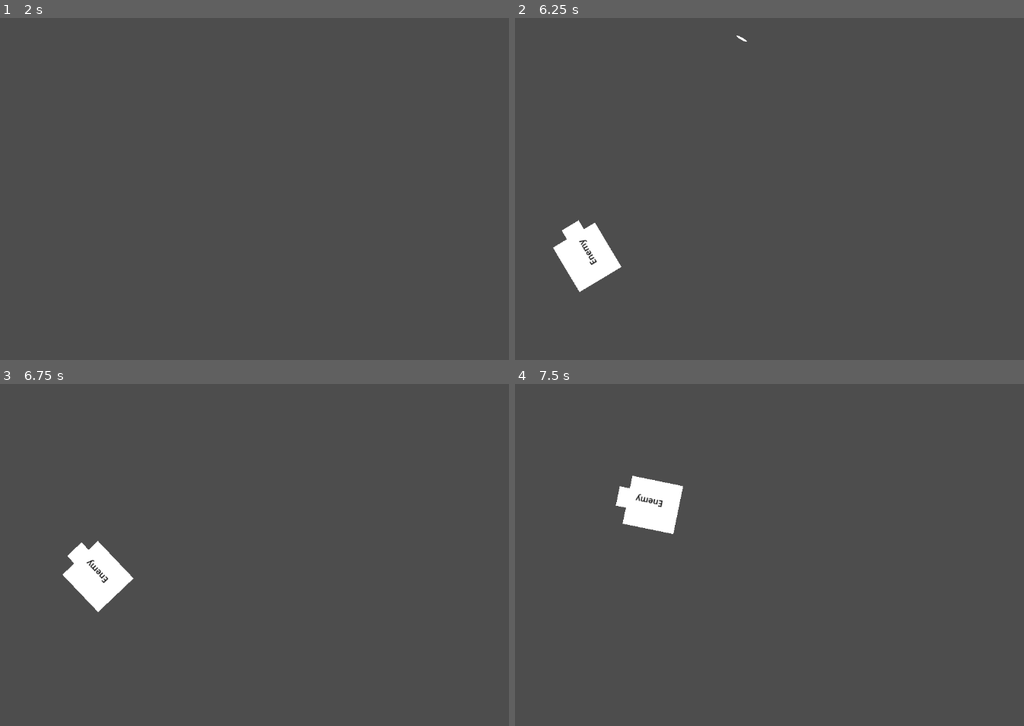
Above: before the commit, frames 1-4 (two rows, left to right).
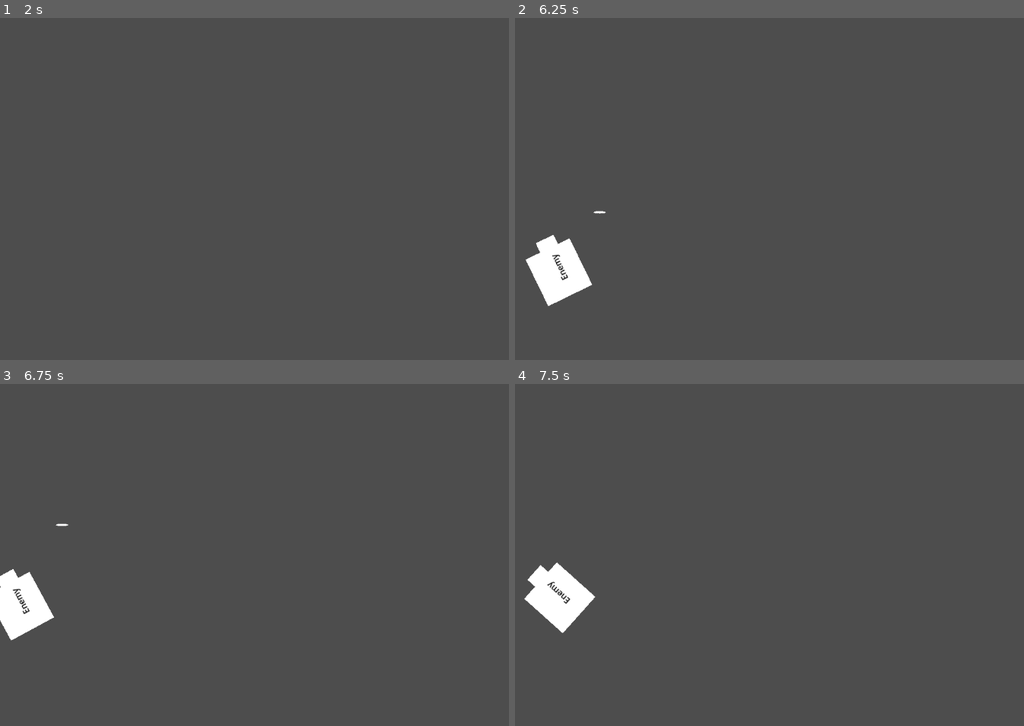
Above: after the commit, the same moments.

Repository: bookworm6/GodsOfPixels
Game: Godot game, scene res://source/main.tscn
Same seed, same stepped clock (60 frames per second), same inputs: the game is played once before the commit and once after it.
Inputs:
- Up to frame 1 (2 s): tap Enter at 0.5 s; hold A (a) 0.53-1.28 s; tap Space (SPACEBAR) at 0.6 s; tap A (a) at 1.35 s; tap D (d) at 1.55 s
- Up to frame 2 (6.25 s): tap Space (SPACEBAR) at 2, 3.8, 4.35, 5 s; hold D (d) 2.03-2.78 s; tap S (s) at 2.3, 2.85, 6.05 s; tap W (w) at 3.05 s; tap Enter at 3.5 s; hold W (w) 3.53-4.28 s; tap A (a) at 4.55 s; hold A (a) 5.03-5.78 s; tap D (d) at 5.3, 5.85 s
- Up to frame 3 (6.75 s): hold S (s) from 6.53 s (still down)
- Up to frame 4 (7.5 s): tap W (w) at 6.8, 7.35 s; release S (s) at 7.28 s

Frame 1 is identical in both runs. In frame 2, 2.2% of the frame differs, in the area x 2-46%, y 5-85%; in frame 3, 3.0%; in frame 4, 3.2%, in the area x 1-34%, y 26-73%.

Commit message:
connected bullets via signals so that the bullet was not a child of the enemy (helped a little) and added in collision detection with a bullet (though I have not handled what happens what a bullet collides with the enemy yet)

Diff:
--- a/project/source/Bullet.gd
+++ b/project/source/Bullet.gd
@@ -1,4 +1,4 @@
-extends RigidBody2D
+extends CharacterBody2D
 
 var firingVelocity
 # Called when the node enters the scene tree for the first time.
@@ -8,11 +8,23 @@
 
 # Called every frame. 'delta' is the elapsed time since the previous frame.
 func _process(delta):
-	pass
+	move_and_slide()
 
 
 
 func fireAtTarget(startPositionVector,targetPositionVector):
+	position = startPositionVector
 	var startPos = startPositionVector
-	var firingVelocity = startPos.direction_to(targetPositionVector)*1000
-	set_linear_velocity(firingVelocity)
+	print("start position: "+str(startPos)+"    target position: "+str(targetPositionVector))
+	var firingVelocity = (startPos.direction_to(targetPositionVector))*1000
+	velocity = firingVelocity
+
+func _on_visible_on_screen_enabler_2d_screen_exited():
+	queue_free()
+
+func bulletColision():
+	pass
+
+
+func _on_area_2d_body_entered(body):
+	body.bulletColision()
--- a/project/source/Bullet.tscn
+++ b/project/source/Bullet.tscn
@@ -8,9 +8,8 @@
 
 [sub_resource type="CircleShape2D" id="CircleShape2D_kseku"]
 
-[node name="Bullet" type="RigidBody2D"]
-gravity_scale = 0.0
-lock_rotation = true
+[node name="Bullet" type="CharacterBody2D"]
+motion_mode = 1
 script = ExtResource("1_b2x86")
 
 [node name="CollisionShape2D" type="CollisionShape2D" parent="."]
@@ -27,3 +26,8 @@
 [node name="CollisionShape2D" type="CollisionShape2D" parent="Area2D"]
 scale = Vector2(1.2, -0.25)
 shape = SubResource("CircleShape2D_kseku")
+
+[node name="VisibleOnScreenEnabler2D" type="VisibleOnScreenEnabler2D" parent="."]
+
+[connection signal="body_entered" from="Area2D" to="." method="_on_area_2d_body_entered"]
+[connection signal="screen_exited" from="VisibleOnScreenEnabler2D" to="." method="_on_visible_on_screen_enabler_2d_screen_exited"]
--- a/project/source/MAIN.gd
+++ b/project/source/MAIN.gd
@@ -1,5 +1,4 @@
 extends Node
-@onready var bullet = $RigidBody2D
 @onready var Character = $CharacterBody2D
 var bulletBase = preload("res://source/Bullet.tscn")
 var enemyScene = preload("res://source/enemy.tscn")
@@ -16,16 +15,15 @@
 	var newBullet = bulletBase.instantiate()
 	newBullet.set_position(Character.position)
 	add_child(newBullet)
-	newBullet.gravity_scale = 0
 	newBullet.rotation_degrees = Character.rotation_degrees+90
 	if Character.rotation_degrees == -180:
-		newBullet.set_linear_velocity(Vector2(0, 1000))
+		newBullet.velocity = (Vector2(0, 1000))
 	if Character.rotation_degrees == 0:
-		newBullet.set_linear_velocity(Vector2(0, -1000))
+		newBullet.velocity = (Vector2(0, -1000))
 	if Character.rotation_degrees == 90:
-		newBullet.set_linear_velocity(Vector2(1000, 0))
+		newBullet.velocity = (Vector2(1000, 0))
 	if Character.rotation_degrees == -90:
-		newBullet.set_linear_velocity(Vector2(-1000, 0))
+		newBullet.velocity = (Vector2(-1000, 0))
 
 
 # Called every frame. 'delta' is the elapsed time since the previous frame.
@@ -36,13 +34,27 @@
 	if Input.is_action_just_pressed("SPACEBAR"):
 		shoot()
 	for enemy in enemeySpawnList:
-		enemy.setPlayer1Position(Character.position)
+		enemy.setTargetPosition(Character.position)
 
 
 func _on_spawn_timer_timeout():
 	#spawnTimerStarted = false
 	var newEnemy = enemyScene.instantiate()
 	add_child(newEnemy)
+	newEnemy.shoot.connect(_on_enemy_bullet_fired)
+	print("shoot signal connected")
 	enemeySpawnList.append(newEnemy)
 	print(newEnemy.position)
 	print("enemy spawned")
+
+
+func _on_enemy_bullet_fired(position,targetPosition):
+	print("targetPosition"+str(targetPosition))
+	var bulletInstance = bulletBase.instantiate()
+	add_child(bulletInstance)
+	#bulletInstance.rotation_degrees = rotation_degrees+90
+	bulletInstance.fireAtTarget(position,targetPosition)
+
+
+func _on_character_body_2d_player_1_dead():
+	get_tree().change_scene_to_file("res://source/dead.tscn")
--- a/project/source/Player_1.gd
+++ b/project/source/Player_1.gd
@@ -2,10 +2,7 @@
 
 
 const SPEED = 300.0
-const JUMP_VELOCITY = -400.0
-
-# Get the gravity from the project settings to be synced with RigidBody nodes.
-var gravity = ProjectSettings.get_setting("physics/2d/default_gravity")
+signal player1Dead
 
 
 func _process(delta):
@@ -29,8 +26,12 @@
 	else:
 		velocity.x = 0
 		velocity.y = 0
+	move_and_slide()
 	#print(rotation_degrees)
 
+func bulletColision():
+	player1Dead.emit()
+	print("player dead")
 
 
 
--- /dev/null
+++ b/project/source/dead.tscn
@@ -0,0 +1,10 @@
+[gd_scene format=3 uid="uid://bgxis3jljtt8f"]
+
+[node name="Dead" type="Node2D"]
+
+[node name="Label" type="Label" parent="."]
+offset_left = 387.0
+offset_top = 251.0
+offset_right = 873.0
+offset_bottom = 400.0
+text = "DEAD"
--- a/project/source/enemy.gd
+++ b/project/source/enemy.gd
@@ -2,18 +2,19 @@
 
 var goalPosition
 var shootTimerStarted
-var player1Position
+var targetPosition
 var random
 var bulletScene
 var viewportWidth
 var viewportHeight
 var speed
 var hasEnteredPlayingArea
+signal shoot(startPosition,targetPosition)
 
 
 func _ready():
 	random = RandomNumberGenerator.new()
-	player1Position = Vector2.ZERO
+	targetPosition = Vector2.ZERO
 	hasEnteredPlayingArea = false
 	speed = 200
 	shootTimerStarted = false
@@ -24,79 +25,79 @@
 	if startSide == 1: #comes in from the left
 		position.x = -10
 		position.y = random.randf_range(-10,viewportHeight+10)
-		print("start left")
+		#print("start left")
 		goalPosition = Vector2(viewportWidth,random.randf_range(0,viewportHeight))
 	elif startSide == 3: #comes in from the right
 		position.x = viewportWidth+10
 		position.y = random.randf_range(-10,viewportHeight+10)
 		goalPosition = Vector2(0,random.randf_range(0,viewportHeight))
-		print("start right")
+		#print("start right")
 	elif startSide == 2: # comes in from top
 		position.y = -10
 		position.x = random.randf_range(-10,viewportWidth+10)
 		goalPosition = Vector2(random.randf_range(0,viewportWidth),viewportHeight)
-		print("start top")
+		#print("start top")
 	elif startSide == 4: #comes in from bottom
 		position.y = viewportHeight+10
 		position.x = random.randf_range(-10,viewportWidth+10)
 		goalPosition  = Vector2(random.randf_range(0,viewportWidth),0)
-		print("start bottom")
+		#print("start bottom")
 	velocity = position.direction_to(goalPosition)*speed
 
 
 func _physics_process(delta):
-	if player1Position!=Vector2.ZERO:
-		look_at(player1Position)
+	if targetPosition!=Vector2.ZERO:
+		look_at(targetPosition)
 		if shootTimerStarted == false:
 			$Timer.start(random.randf_range(.1,3))
 			shootTimerStarted = true
 	if hasEnteredPlayingArea==false:
 		if 0<position.x and viewportWidth>position.x and 0<position.y and viewportHeight>position.y:
 			hasEnteredPlayingArea=true
-			print("has entered playing area")
+			#print("has entered playing area")
 	if hasEnteredPlayingArea == true:
 		if position.y<=0:
 			goalPosition = Vector2(random.randf_range(0,viewportWidth),viewportHeight)
-			print("position:" +str(position))
-			print("too high")
+			#print("position:" +str(position))
+			#print("too high")
 			velocity = position.direction_to(goalPosition)*speed
 			hasEnteredPlayingArea=false
-			print("has left playing area")
+			#print("has left playing area")
 		elif position.y>=viewportHeight:
 			goalPosition  = Vector2(random.randf_range(0,viewportWidth),0)
 			velocity = position.direction_to(goalPosition)*speed
-			print("position:" +str(position))
-			print("too low")
+			#print("position:" +str(position))
+			#print("too low")
 			hasEnteredPlayingArea=false
-			print("has left playing area")
+			#print("has left playing area")
 		elif position.x<0:
 			goalPosition = Vector2(viewportWidth,random.randf_range(0,viewportHeight))
 			velocity = position.direction_to(goalPosition)*speed
-			print("position:" +str(position))
-			print("too left")
+			#print("position:" +str(position))
+			#print("too left")
 			hasEnteredPlayingArea=false
-			print("has left playing area")
+			#print("has left playing area")
 		elif position.x>viewportWidth:
 			goalPosition = Vector2(0,random.randf_range(0,viewportHeight))
 			velocity = position.direction_to(goalPosition)*speed
-			print("position:" +str(position))
-			print("too right")
+			#print("position:" +str(position))
+			#print("too right")
 			hasEnteredPlayingArea=false
-			print("has left playing area")
-	print("position:" +str(position))
-	print("velocity" + str(velocity))
-	print("goal position: "+str(goalPosition))
+			#print("has left playing area")
+	#print("position:" +str(position))
+	#print("velocity" + str(velocity))
+	#print("goal position: "+str(goalPosition))
 
 	move_and_slide()
 
 
 func _on_shoot_timer_timeout():
-	var bulletInstance = bulletScene.instantiate()
-	bulletInstance.set_position(position)
-	bulletInstance.rotation_degrees = rotation_degrees+90
-	add_child(bulletInstance)
-	bulletInstance.fireAtTarget(position,player1Position)
+	shoot.emit(position,$BulletOriginPoint.position)
 	shootTimerStarted = false
 
-func setPlayer1Position(vector2Position):
-	player1Position = vector2Position
+func setTargetPosition(vector2Position):
+	targetPosition = vector2Position
+
+func bulletColision():
+	print("animation will play here")
+	print("bullet colision handle later")
--- a/project/source/enemy.tscn
+++ b/project/source/enemy.tscn
@@ -38,4 +38,7 @@
 
 [node name="Timer" type="Timer" parent="."]
 
+[node name="BulletOriginPoint" type="Node2D" parent="."]
+position = Vector2(63, -2)
+
 [connection signal="timeout" from="Timer" to="." method="_on_shoot_timer_timeout"]
--- a/project/source/main.tscn
+++ b/project/source/main.tscn
@@ -1,18 +1,11 @@
-[gd_scene load_steps=5 format=3 uid="uid://3obgln0pies6"]
+[gd_scene load_steps=4 format=3 uid="uid://3obgln0pies6"]
 
-[ext_resource type="PackedScene" uid="uid://pbiqg4kwd8po" path="res://source/Bullet.tscn" id="1_e5oto"]
 [ext_resource type="Script" path="res://source/MAIN.gd" id="1_e62wv"]
 [ext_resource type="PackedScene" uid="uid://cmh5cgbjo3ce3" path="res://source/Player_1.tscn" id="2_hi0ow"]
 [ext_resource type="Script" path="res://source/Player_1.gd" id="4_su2iw"]
 
 [node name="Main" type="Node"]
 script = ExtResource("1_e62wv")
-
-[node name="RigidBody2D" parent="." instance=ExtResource("1_e5oto")]
-visible = false
-position = Vector2(126, 124)
-linear_velocity = Vector2(-100, 2.08165e-12)
-script = null
 
 [node name="CharacterBody2D" parent="." instance=ExtResource("2_hi0ow")]
 position = Vector2(190, 161)
@@ -25,4 +18,5 @@
 wait_time = 5.0
 one_shot = true
 
+[connection signal="player1Dead" from="CharacterBody2D" to="." method="_on_character_body_2d_player_1_dead"]
 [connection signal="timeout" from="Timer" to="." method="_on_spawn_timer_timeout"]
